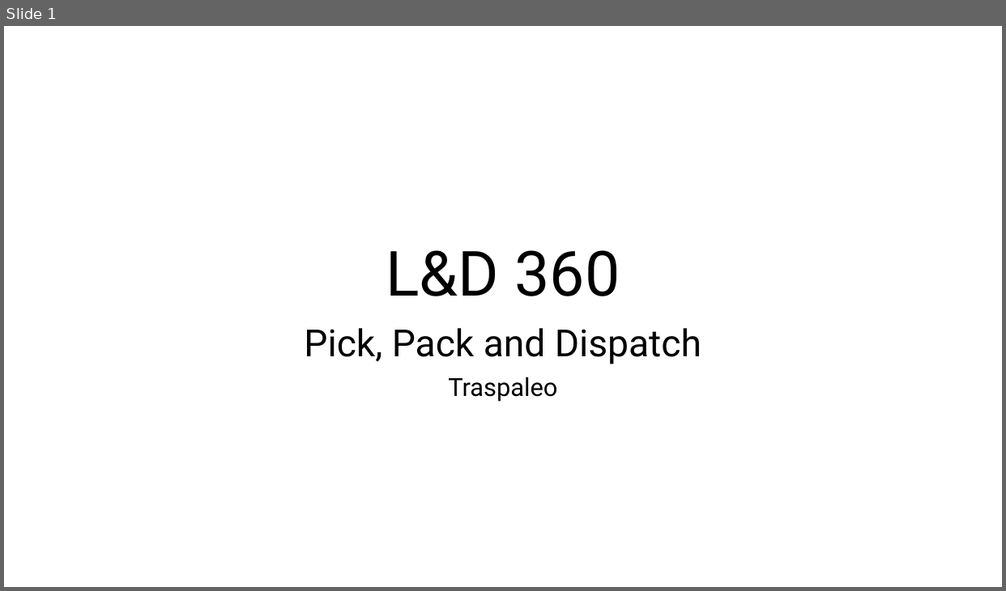
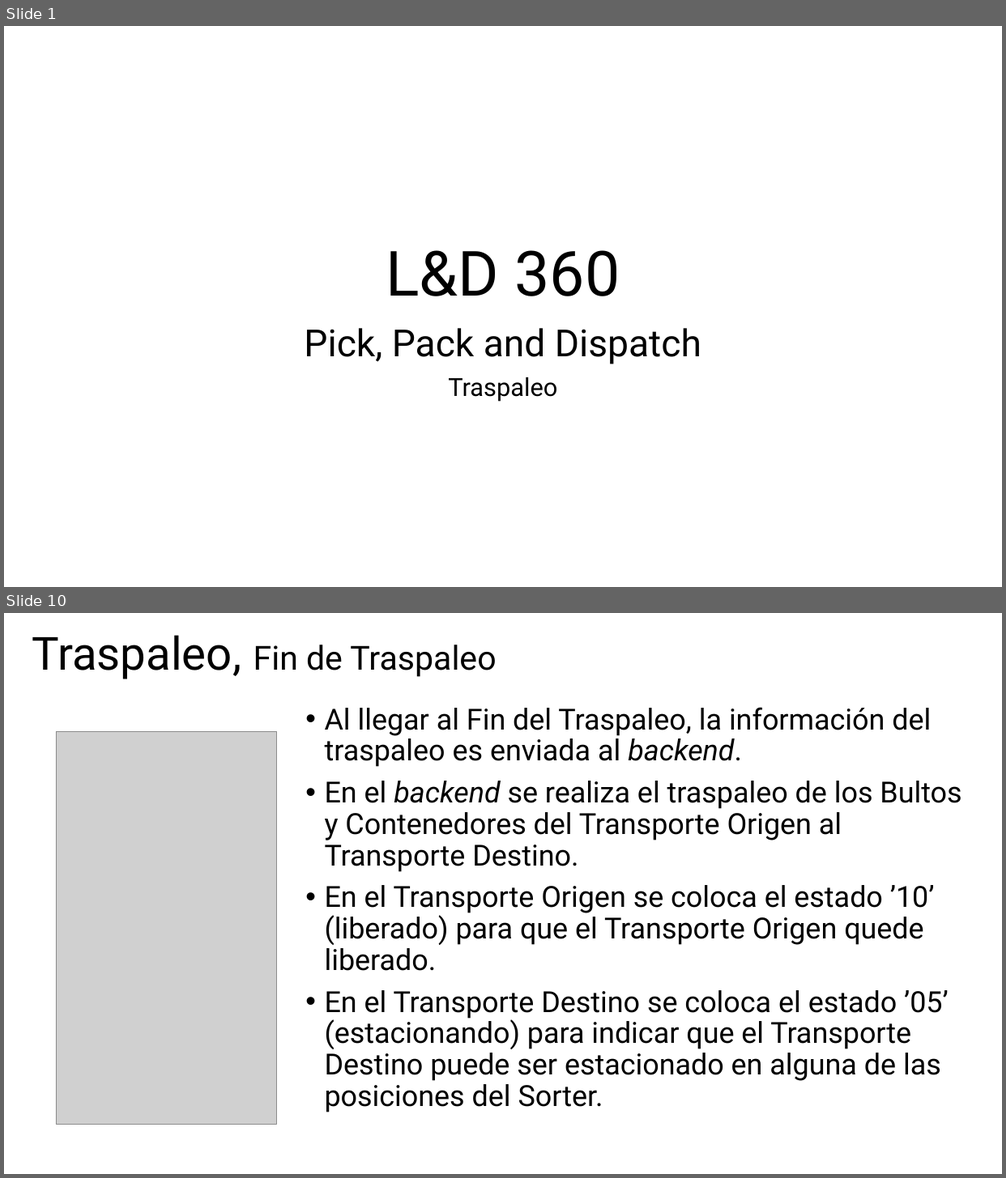
Before and after one commit to JoelBecerraM/FANASA-docs, a slide deck: atCloud - Diseño - Interfaz de Usuario - Traspaleo.pptx. Shown one above the other, each under a label of ours: slide 1 before the commit, slides 1 and 10 after it; the slides between them are not shown. The pictures are 1006x591 and 1006x1178 pixels, drawn with LibreOffice and Linux fonts; fonts in the diff are those of the drawing; grey boxes stand for pictures. Boxes give left, top, right and bottom in pixels: in the first picture for what was removed or moved away, otherwise in the second. Text is boxed around its words. In the diff, an @@ line names an element or a change of style, - is before the commit and + after.

```diff
--- a/atCloud - Diseño - Interfaz de Usuario - Traspaleo.pptx
+++ b/atCloud - Diseño - Interfaz de Usuario - Traspaleo.pptx
@@ slide 10 added at bbox=[4, 613, 1002, 1174], background #FFFFFF @@
@@ title added at bbox=[32, 635, 496, 679], 32 pt, text #000000 @@
+Traspaleo, Fin de Traspaleo
@@ text added at bbox=[325, 707, 961, 1113], 28 pt, text #000000 @@
+• Al llegar al Fin del Traspaleo, la información del traspaleo es enviada al backend.
+• En el backend se realiza el traspaleo de los Bultos y Contenedores del Transporte Origen al Transporte Destino.
+• En el Transporte Origen se coloca el estado ’10’ (liberado) para que el Transporte Origen quede liberado.
+• En el Transporte Destino se coloca el estado ’05’ (estacionando) para indicar que el Transporte Destino puede ser estacionado en alguna de las posiciones del Sorter.
@@ picture added at bbox=[56, 731, 276, 1124] @@
```
Also in this commit, not shown: 4 slides changed, 8 other slides added, 1 other file.
